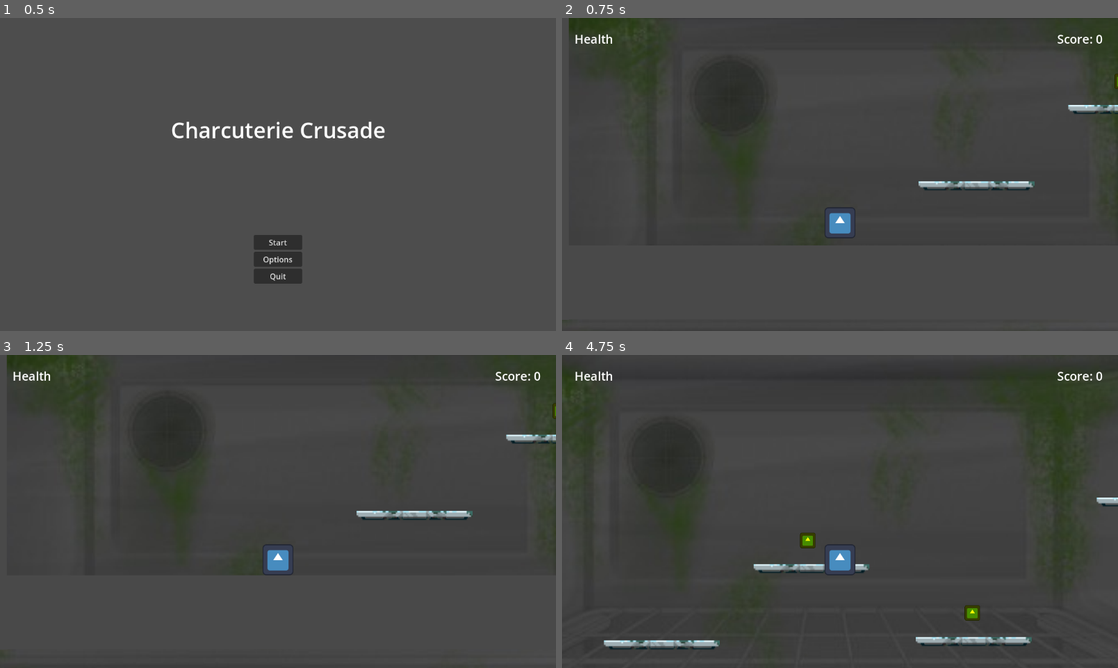
Above: before the commit, frames 1-4 (two rows, left to right).
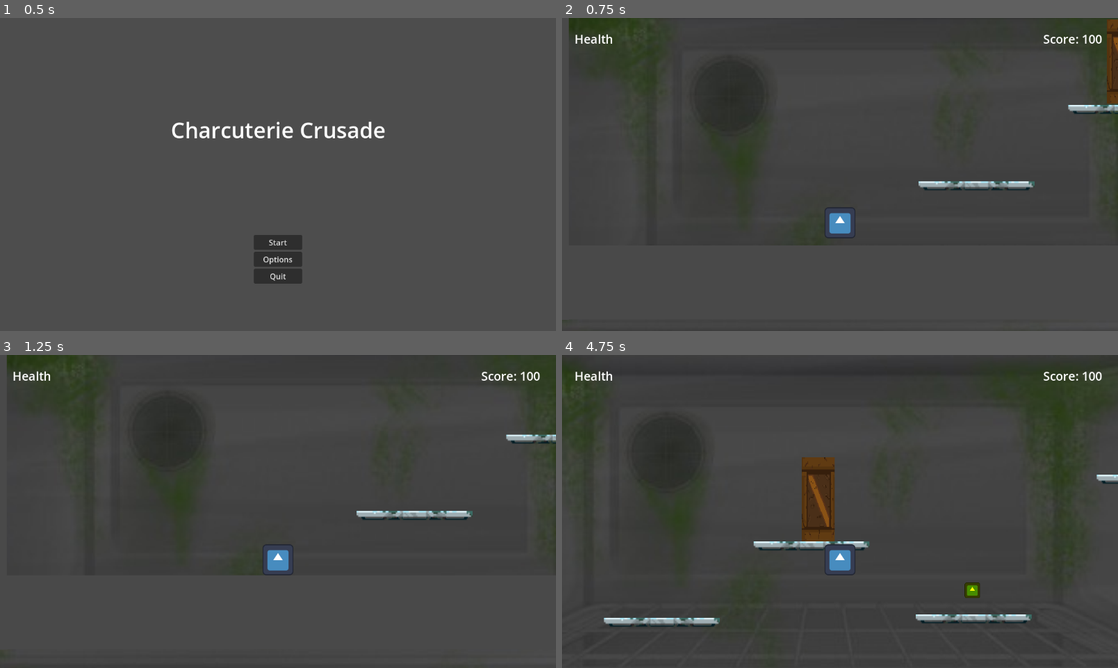
Above: after the commit, the same moments.

Repository: SarahOfSavoy/charcuterie-crusade
Game: Godot game, scene res://scenes/main_menu.tscn
Same seed, same stepped clock (60 frames per second), same inputs: the game is played once before the commit and once after it. The engine's default icon, where the game draws it, is replaced by a stand-in: a white triangle on a blue panel in a dark square.
Inputs:
- Up to frame 1 (0.5 s): no input
- Up to frame 2 (0.75 s): click "Start" at 0.5 s
- Up to frame 3 (1.25 s): no input
- Up to frame 4 (4.75 s): tap Enter at 1.25 s; hold Right (walk_right) 1.28-2.78 s; tap X (attack) at 1.35, 2.1, 3.05, 3.6, 4.35 s; tap Space (jump) at 1.52, 2.27, 3.77, 4.52 s; hold Left (walk_left) 2.78-3.53 s; tap Shift (dash) at 2.85 s; hold Right (walk_right) from 3.53 s (still down)

Frame 1 is identical in both runs. In frame 2, 0.6% of the frame differs, in the area x 86-100%, y 0-28%; in frame 3, 0.2%; in frame 4, 4.9%, in the area x 7-100%, y 5-95%.

Commit message:
Added basic mob, sound effects library, menu music.

Diff:
--- a/scenes/attack.gd
+++ b/scenes/attack.gd
@@ -14,10 +14,24 @@
 	hide()
 	deactivate_attack_area()
 
-# TODO: get attack to damage enemies
+# Activate the attack area
 func activate_attack_area():
-	pass
+	# Enable the collision shape for the attack area
+	$CollisionShape2D.disabled = false
 
-# TODO: get attack to stop damaging enemies
+	# Connect the body_entered signal to handle mob damage
+	connect("body_entered", Callable(self, "_on_body_entered"))
+
+# Deactivate the attack area
 func deactivate_attack_area():
-	pass
+	# Disable the collision shape for the attack area
+	$CollisionShape2D.disabled = true
+
+	# Disconnect the body_entered signal to stop handling mob damage
+	if is_connected("body_entered", Callable(self, "_on_body_entered")):
+		disconnect("body_entered", Callable(self, "_on_body_entered"))
+
+# Handle when a body enters the attack area
+func _on_body_entered(body):
+	if body.is_in_group("mobs"):  # Only damage the mob if it's in the "mobs" group
+		body.take_damage()
--- a/scenes/main.tscn
+++ b/scenes/main.tscn
@@ -1,10 +1,11 @@
-[gd_scene load_steps=11 format=3 uid="uid://g7n7smh2i174"]
+[gd_scene load_steps=12 format=3 uid="uid://g7n7smh2i174"]
 
 [ext_resource type="PackedScene" uid="uid://ce4ydmycoux7o" path="res://scenes/player.tscn" id="1_oaqdl"]
 [ext_resource type="PackedScene" uid="uid://bfd7s4tykxpfj" path="res://scenes/hud.tscn" id="2_iplbn"]
 [ext_resource type="PackedScene" uid="uid://dxe37i8c5646h" path="res://scenes/coin.tscn" id="3_qauw7"]
 [ext_resource type="PackedScene" uid="uid://dppvfi2lx7a2l" path="res://scenes/platform.tscn" id="4_kxfht"]
 [ext_resource type="Texture2D" uid="uid://dux4vvofwuc6f" path="res://assets/art/temp_background.jpg" id="5_gu82n"]
+[ext_resource type="PackedScene" uid="uid://bdsfohr2b5k1v" path="res://scenes/mob.tscn" id="6_ih3pp"]
 
 [sub_resource type="WorldBoundaryShape2D" id="WorldBoundaryShape2D_7mkkf"]
 
@@ -121,3 +122,9 @@
 [node name="CollisionShape2D" type="CollisionShape2D" parent="Temporary Floor"]
 position = Vector2(-76.4999, -392)
 shape = SubResource("RectangleShape2D_sm4aw")
+
+[node name="Mob" parent="." instance=ExtResource("6_ih3pp")]
+position = Vector2(65, -282)
+
+[node name="Mob2" parent="." instance=ExtResource("6_ih3pp")]
+position = Vector2(808, 8)
--- /dev/null
+++ b/scenes/mob.gd
@@ -0,0 +1,73 @@
+extends CharacterBody2D
+
+@export var speed: float = 50.0
+@export var patrol_distance: float = 100.0
+@export var max_health: int = 3  # Mob dies after 3 hits
+
+var direction: int = 1  # 1 for right, -1 for left
+var start_position: Vector2
+var health: int = max_health
+var player_in_range: bool = false
+var is_attacking: bool = false
+var attack_range: float = 0.0  # Will be set dynamically based on DetectionArea
+
+func _ready():
+	start_position = position
+	# Set attack_range to the bounds of the DetectionArea
+	var detection_shape = $DetectionArea/CollisionShape2D.shape
+	if detection_shape is CircleShape2D:
+		attack_range = detection_shape.radius
+	elif detection_shape is RectangleShape2D:
+		attack_range = detection_shape.size.x / 2  # Use half the width as the range
+
+func _physics_process(delta):
+	if health <= 0:
+		die()  # Handle mob death
+		return
+
+	if player_in_range and not is_attacking:
+		stop_and_attack()
+	else:
+		patrol()
+
+func patrol():
+	velocity.x = direction * speed
+	move_and_slide()
+
+	# Check if the mob has reached the end of its patrol area
+	if abs(position.x - start_position.x) >= patrol_distance:
+		direction *= -1  # Reverse direction
+		start_position = position  # Reset the start position for the new patrol direction
+
+func stop_and_attack():
+	is_attacking = true
+	velocity = Vector2.ZERO  # Stop moving
+	await start_attack()  # Wait for the attack to complete
+	is_attacking = false
+
+func start_attack():
+	# Wait for a short delay before attacking
+	await get_tree().create_timer(1.0).timeout  # Adjust delay as needed
+	attack()
+
+func attack():
+	var player = get_node("/root/Main/Player")  # Updated path to reflect "Main" node
+	if player and position.distance_to(player.position) <= attack_range:
+		print("Mob attacks!")
+		# Implement attack logic here (e.g., damage the player)
+
+func take_damage():
+	health -= 1
+	if health <= 0:
+		die()
+
+func die():
+	queue_free()  # Remove the mob from the scene
+
+func _on_detection_area_body_entered(body):
+	if body.name == "Player":  # Replace with your player's name or group
+		player_in_range = true
+
+func _on_detection_area_body_exited(body):
+	if body.name == "Player":
+		player_in_range = false
--- /dev/null
+++ b/scenes/mob.tscn
@@ -0,0 +1,40 @@
+[gd_scene load_steps=6 format=3 uid="uid://bdsfohr2b5k1v"]
+
+[ext_resource type="Script" path="res://scenes/mob.gd" id="1_n0x2y"]
+[ext_resource type="Texture2D" uid="uid://vqs8c06csvkc" path="res://assets/art/box.png" id="2_04oka"]
+
+[sub_resource type="RectangleShape2D" id="RectangleShape2D_5uqgo"]
+size = Vector2(67, 174)
+
+[sub_resource type="SegmentShape2D" id="SegmentShape2D_eartb"]
+
+[sub_resource type="RectangleShape2D" id="RectangleShape2D_mljh6"]
+size = Vector2(193, 175.5)
+
+[node name="Mob" type="CharacterBody2D" groups=["mobs"]]
+position = Vector2(-145, 10)
+script = ExtResource("1_n0x2y")
+
+[node name="Sprite2D" type="Sprite2D" parent="."]
+position = Vector2(1078, 549)
+scale = Vector2(0.132812, 0.339844)
+texture = ExtResource("2_04oka")
+
+[node name="CollisionShape2D" type="CollisionShape2D" parent="."]
+position = Vector2(1078.5, 549)
+shape = SubResource("RectangleShape2D_5uqgo")
+
+[node name="MobAttack" type="Area2D" parent="."]
+
+[node name="CollisionShape2D" type="CollisionShape2D" parent="MobAttack"]
+shape = SubResource("SegmentShape2D_eartb")
+debug_color = Color(0.996319, 0, 0.189017, 0.42)
+
+[node name="DetectionArea" type="Area2D" parent="."]
+
+[node name="CollisionShape2D" type="CollisionShape2D" parent="DetectionArea"]
+position = Vector2(1078, 549.75)
+shape = SubResource("RectangleShape2D_mljh6")
+
+[connection signal="body_entered" from="DetectionArea" to="." method="_on_detection_area_body_entered"]
+[connection signal="body_exited" from="DetectionArea" to="." method="_on_detection_area_body_exited"]
--- a/scenes/player.tscn
+++ b/scenes/player.tscn
@@ -53,7 +53,7 @@
 [sub_resource type="RectangleShape2D" id="RectangleShape2D_lo6qp"]
 size = Vector2(54, 54)
 
-[node name="Player" type="CharacterBody2D"]
+[node name="Player" type="CharacterBody2D" groups=["player"]]
 script = ExtResource("1_6twv0")
 
 [node name="AnimatedSprite2D" type="AnimatedSprite2D" parent="."]
@@ -91,3 +91,4 @@
 [connection signal="timeout" from="DashDuration" to="." method="_on_dash_duration_timeout"]
 [connection signal="timeout" from="AttackDuration" to="." method="_on_attack_duration_timeout"]
 [connection signal="timeout" from="AttackDuration" to="Attack" method="_on_attack_duration_timeout"]
+[connection signal="body_entered" from="Attack" to="Attack" method="_on_body_entered"]
Not shown, added: assets/art/Audio/footstep_carpet_000.ogg.import
Not shown, added: assets/art/Audio/footstep_carpet_001.ogg.import
Not shown, added: assets/art/Audio/footstep_carpet_002.ogg.import
Not shown, added: assets/art/Audio/footstep_carpet_003.ogg.import
Not shown, added: assets/art/Audio/footstep_carpet_004.ogg.import
Not shown, added: assets/art/Audio/footstep_concrete_000.ogg.import
Not shown, added: assets/art/Audio/footstep_concrete_001.ogg.import
Not shown, added: assets/art/Audio/footstep_concrete_002.ogg.import
Not shown, added: assets/art/Audio/footstep_concrete_003.ogg.import
Not shown, added: assets/art/Audio/footstep_concrete_004.ogg.import
Not shown, added: assets/art/Audio/footstep_grass_000.ogg.import
Not shown, added: assets/art/Audio/footstep_grass_001.ogg.import
(and 254 more such lines)
